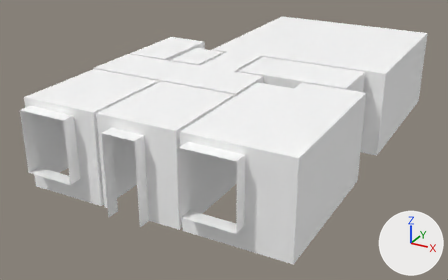
The FBX model Assets/BESQAB_Vol.1_HDRP_VR/3D MODELS/Structure/Walls.fbx: old version first, new version second.
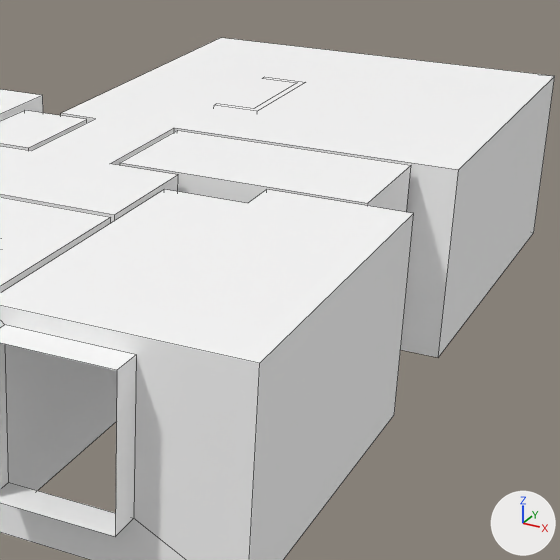
Old and new are each drawn whole from a 50 mm lens placed at (8.08, -16.79, 8.35), pointed at (-0.99, -0.3, 0.11) and again close up on the part from 42% to 96% of the width and 0% to 87% of the height. Lighting does not change. The marker at lower right points along +X, +Y and +Z. The close-ups show mesh edges as thin lines. Where no turn or scale is listed for an object, it has been applied to the vertices. Vertices at the same position are counted once.

Names of what the first close-up shows: 'Walls'.
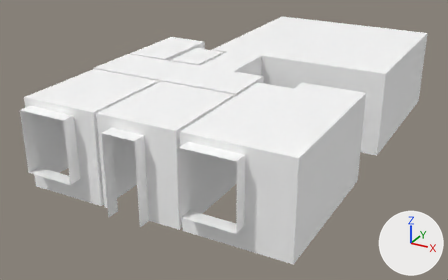
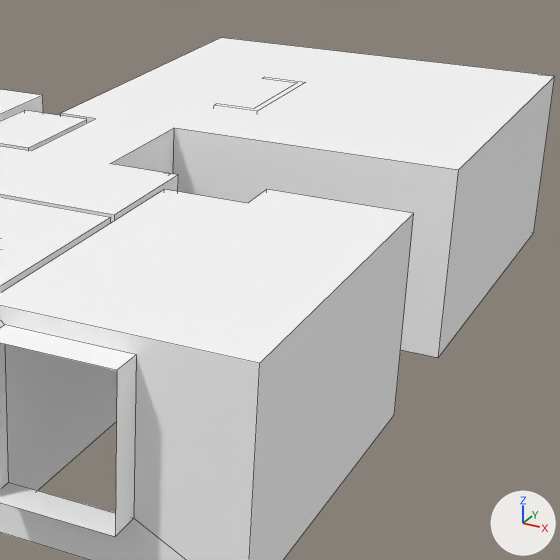
Pixel boxes (x1, y1, x2, y2) of what changed, in the close-ups (560 x 560 px):
part 1 of me_walls, deleted: before (120, 130, 411, 212)

Diff of the bpy script that builds the scene:
```diff
--- a/Assets/BESQAB_Vol.1_HDRP_VR/3D MODELS/Structure/Walls.fbx.py
+++ b/Assets/BESQAB_Vol.1_HDRP_VR/3D MODELS/Structure/Walls.fbx.py
@@ me_walls @@
 me_walls.from_pydata(...)  # 198 vertices, 100 faces; spans x -4.53..3.73, y -5.96..7.26, z 0.0..2.7
 # used by ob_walls; location = (0.0, 0.0, 0.0)
 # verts and faces of me_walls; kept vertices keep their numbers, new ones are numbered from 198
 # before: 30 (-0.27, -0.7, 0.0), 31 (-0.27, -0.7, 2.7) at pixel (120, 162), 34 (-0.27, 1.06, 0.0), 35 (-0.27, 1.06, 2.7) at pixel (177, 130), 38 (3.13, 1.06, 0.0)
 # before: 39 (3.13, 1.06, 2.7) at pixel (411, 165), 40 (3.13, -0.7, 2.7) at pixel (367, 203), 41 (3.13, -0.7, 0.0), 124 (-0.27, 0.85, 2.11), 126 (-0.27, -0.05, 2.11)
 # before: 128 (-0.27, -0.05, 0.0), 130 (-0.27, 0.85, 0.0)
+# me_walls part 1
+delete_vertices([30, 31, 34, 35, *range(38, 42)])  # with the faces that use them
 me_walls.materials.append(mat_walls)
```
